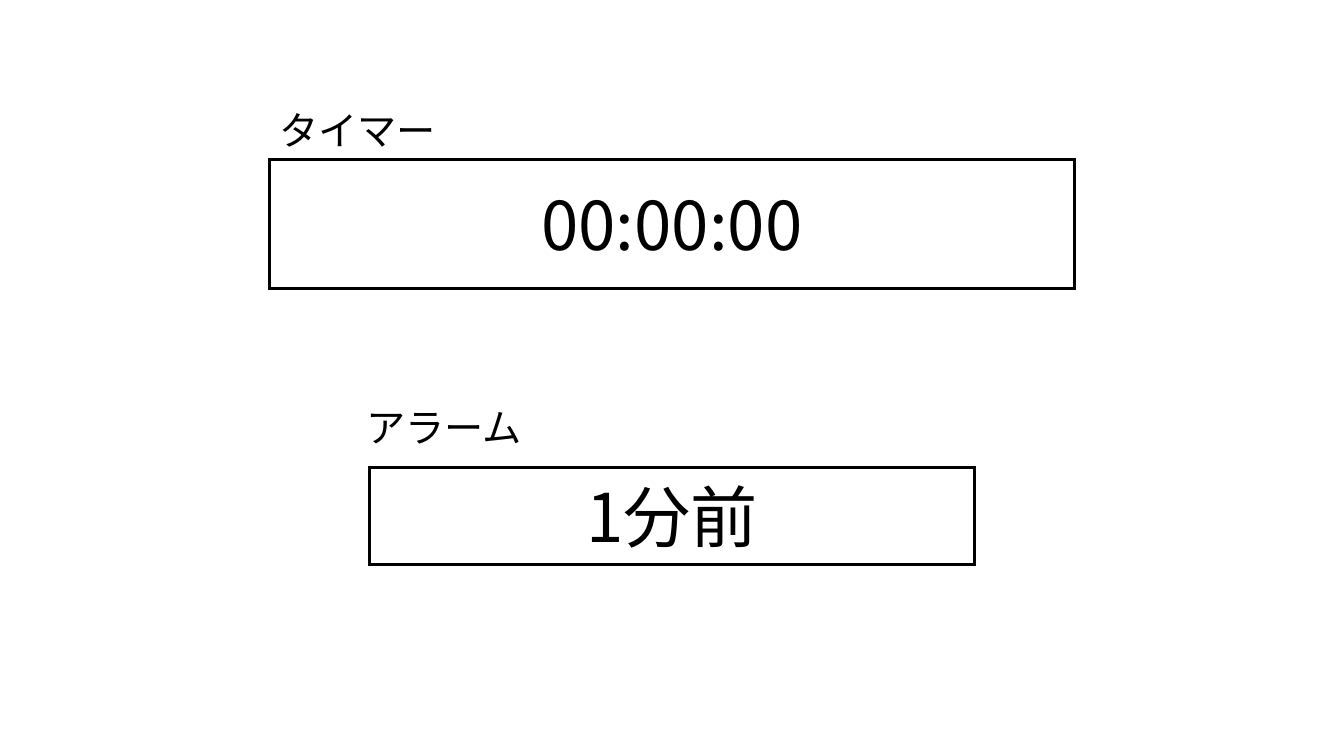
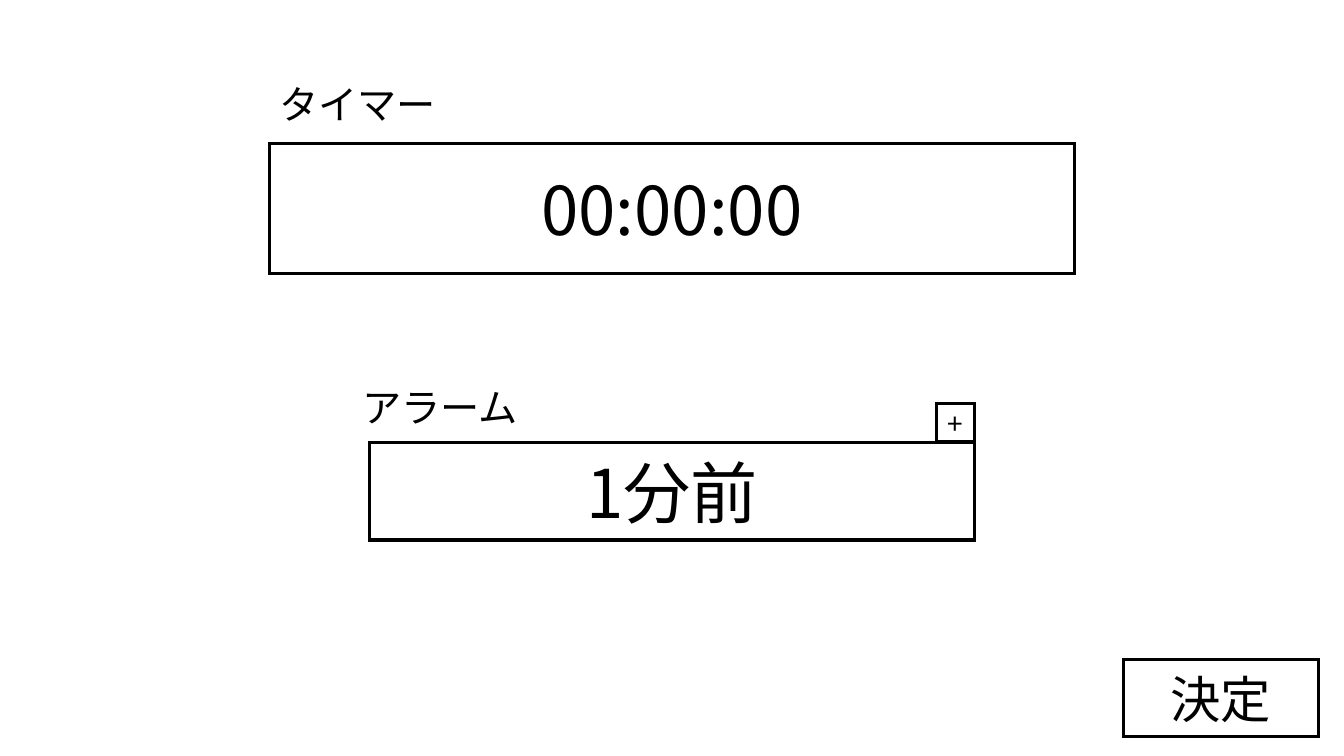
Before and after one commit to terakawakohei/MakuranoSousi, a slide deck: slide 4 of SharedTimer/usecase/image/sharedtimer_img.pptx. Drawn at 1344x756 pixels with LibreOffice and Linux fonts; fonts in the diff are those of the drawing. Boxes give left, top, right and bottom in pixels: in the first picture for what was removed or moved away, otherwise in the second. Text is boxed around its words. In the diff, an @@ line names an element or a change of style, - is before the commit and + after.

```diff
--- a/SharedTimer/usecase/image/sharedtimer_img.pptx
+++ b/SharedTimer/usecase/image/sharedtimer_img.pptx
@@ text "タイマー": place and size @@
-text "タイマー" at [279, 113, 436, 147]
+text "タイマー" at [279, 87, 436, 121]
@@ rectangle "00:00:00": place and size @@
-rectangle "00:00:00" at [269, 159, 1075, 289]
+rectangle "00:00:00" at [269, 144, 1075, 274]
@@ text "アラーム": place and size @@
-text "アラーム" at [367, 412, 522, 444]
+text "アラーム" at [362, 392, 517, 424]
@@ rectangle added at [937, 404, 975, 443], fill #FFFFFF, outline #000000 2.25 pt, 20 pt, text #000000 @@
++
@@ rectangle "1分前": place and size @@
-rectangle "1分前" at [370, 467, 975, 565]
+rectangle "1分前" at [370, 443, 975, 540]
@@ rectangle added at [1124, 659, 1319, 737], fill #FFFFFF, outline #000000 2.25 pt, 36 pt, text #000000 @@
+決定
```
Also in this commit, not shown: 2 other files.
